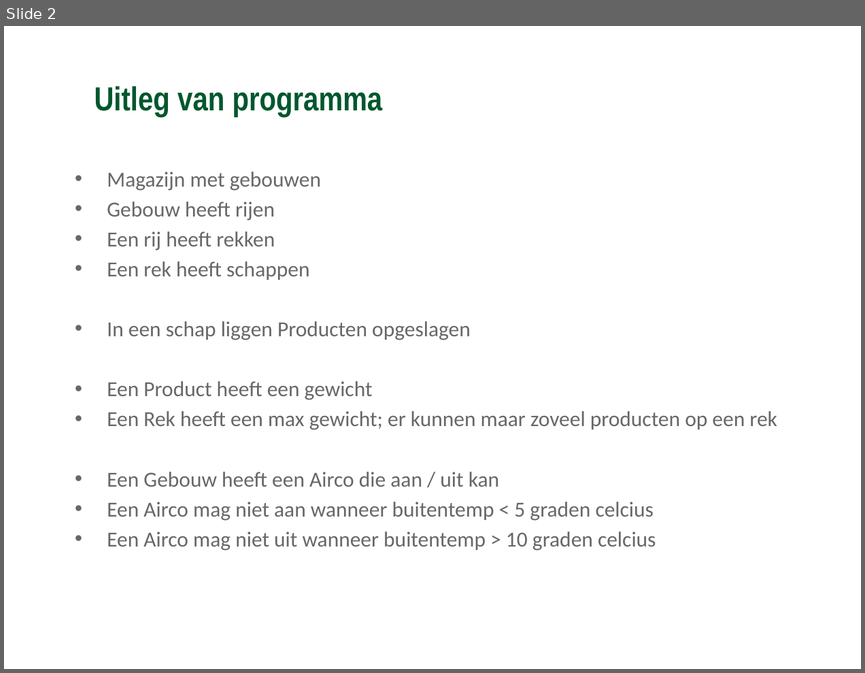
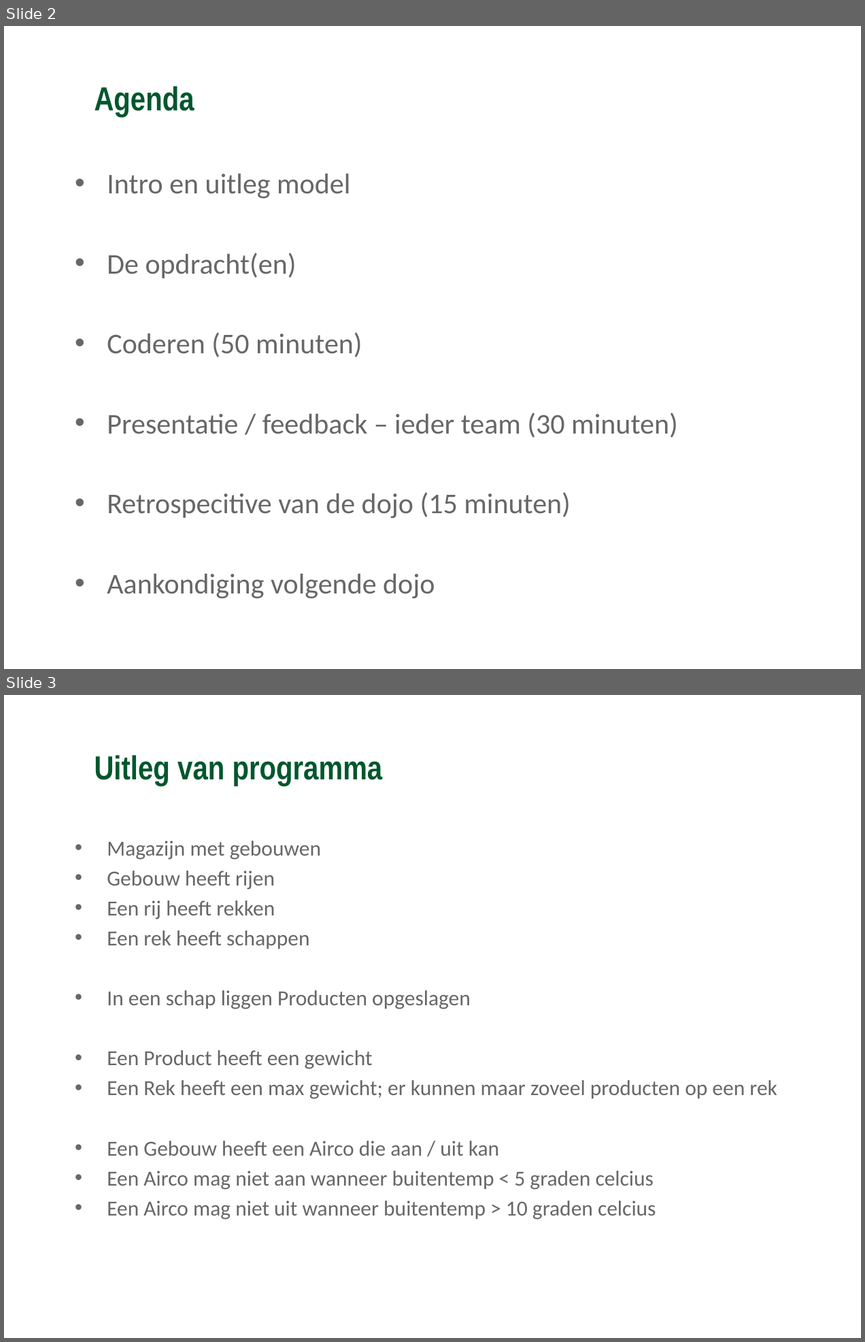
Before and after one commit to Ozindar/GCUnitTestDojo, a slide deck: warehouse/Coding Kata - Warehouse - startin with Unit Testing.pptx. Shown one above the other, each under a label of ours: slide 2 before the commit, slides 2 and 3 after it. The pictures are 865x673 and 865x1342 pixels, drawn with LibreOffice and Linux fonts; fonts in the diff are those of the drawing; background and template pictures are left out. Boxes give left, top, right and bottom in pixels: in the first picture for what was removed or moved away, otherwise in the second. Text is boxed around its words. In the diff, an @@ line names an element or a change of style, - is before the commit and + after.

```diff
--- a/warehouse/Coding Kata - Warehouse - startin with Unit Testing.pptx
+++ b/warehouse/Coding Kata - Warehouse - startin with Unit Testing.pptx
@@ slide 2 added at (4,26,861,669), background #FFFFFF @@
@@ text added at (94,86,194,116), 28 pt, text #00572D, bold @@
+Agenda
@@ text added at (107,174,678,598), 24 pt, text #676767 @@
+• Intro en uitleg model
+• De opdracht(en)
+• Coderen (50 minuten)
+• Presentatie / feedback – ieder team (30 minuten)
+• Retrospecitive van de dojo (15 minuten)
+• Aankondiging volgende dojo
@@ what was slide 2 is now slide 3 @@
```
Also in this commit, not shown: 5 slides changed, 2 other slides added, 2 other files.
